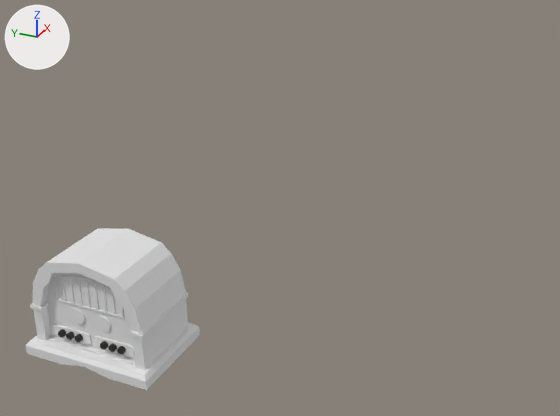
Before and after pictures for a commit that changed the Blender file Arte/Props/Radio/Radio.blend.
The view is the same before and after, from a 50 mm camera at (-10.74, -8.53, 9.11) aimed at (1.57, -2.99, 2.96). The axes (+X, +Y, +Z) are drawn at upper left. The lights are the same throughout.

The scene before the commit, as lines of its bpy script (objects in view):
```python
me_cube_001 = bpy.data.meshes.new('Cube.001')
me_cube_001.from_pydata(...)  # 40 vertices, 38 faces; spans x -1.0..1.0, y -1.41..1.41, z -0.15..0.13
me_cube_002 = bpy.data.meshes.new('Cube.002')
me_cube_002.from_pydata(...)  # 108 vertices, 94 faces; spans x -8.2..8.2, y -12.8..12.8, z -10.4..9.4
me_cube_003 = bpy.data.meshes.new('Cube.003')
me_cube_003.from_pydata(...)  # 20 vertices, 18 faces; spans x -0.5..0.5, y -1.18..1.18, z -0.83..1.07
me_cube_005 = bpy.data.meshes.new('Cube.005')
me_cube_005.from_pydata(...)  # 32 vertices, 20 faces; spans x -0.51..0.5, y -0.5..1.65, z -0.5..0.5
ob_base = bpy.data.objects.new('Base', me_cube_001)
ob_base.location = (0.0, 0.0, 0.15)
ob_cubierta = bpy.data.objects.new('Cubierta', me_cube_002)
ob_cubierta.location = (0.0, 0.0, 1.32)
ob_cubierta.scale = (0.101, 0.101, 0.101)
ob_front = bpy.data.objects.new('Front', me_cube_003)
ob_front.location = (-0.6, 0.0, 1.03)
ob_front.scale = (-0.0665, 1.0, 1.0)
ob_soporte_botones = bpy.data.objects.new('Soporte_Botones', me_cube_005)
ob_soporte_botones.location = (-0.65, -0.5, 0.5)
ob_soporte_botones.scale = (-0.038, 0.874, 0.225)
# also in view: 'Base_2' at (0.03, 0.0, 0.27); 'Rejilla' at (-0.64, 0.0, 1.54)
```
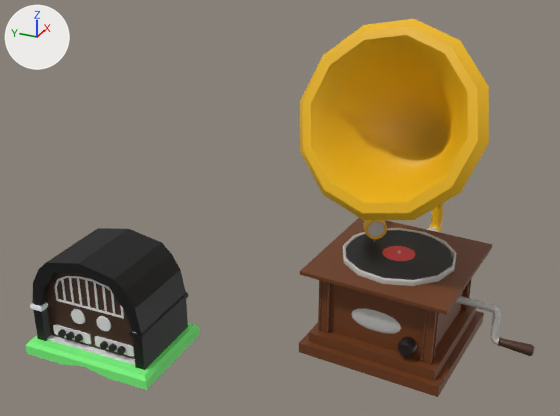
Boxes (x1, y1, x2, y2) around the edits, measured in the pictures (560 x 416 px):
'Campana', added
    after: (300, 19, 489, 241)
'Base.001', added (brown)
    after: (299, 218, 493, 397)
'Cubierta', recoloured (white to black)
    both: (30, 228, 188, 370)
'Vinilo', added (black)
    after: (346, 230, 453, 280)
'Base', recoloured (white to green)
    both: (25, 323, 200, 390)
'Front', recoloured (grey to brown)
    both: (46, 273, 135, 359)
'Rodamiento_Vinilo', added
    after: (343, 228, 457, 286)
'Manivela', added
    after: (456, 296, 535, 356)
'Chapa', added
    after: (352, 308, 401, 334)
'Rueda_Volumen', added
    after: (397, 337, 417, 357)

The change, as a list of edits to the scene's bpy script:
```text
Change me_cube_001:
    where me_cube_001.from_pydata(...)  # 40 vertices, 38 faces; spans x -1.0..1.0, y -1.41..1.41, z -0.15..0.13
    add me_cube_001.materials.append(mat_radio)  # picture img_radio
Change me_cube_002:
    where me_cube_002.from_pydata(...)  # 108 vertices, 94 faces; spans x -8.2..8.2, y -12.8..12.8, z -10.4..9.4
    add me_cube_002.materials.append(mat_radio)  # picture img_radio
Change me_cube_003:
    where me_cube_003.from_pydata(...)  # 20 vertices, 18 faces; spans x -0.5..0.5, y -1.18..1.18, z -0.83..1.07
    add me_cube_003.materials.append(mat_radio)  # picture img_radio
Add ob_vinilo:
    ob_vinilo = bpy.data.objects.new('Vinilo', me_cylinder_019)  # 160 vertices, 160 faces; spans x -1.02..1.02, y -1.02..1.02, z -0.01..0.01; in mat_vinilo (black #131313), mat_vinilo2 (red #e73c3c)
    ob_vinilo.location = (2.28, -5.17, 2.1)
    ob_vinilo.rotation_euler = (0.0, 0.0, -3.231)  # degrees (0, 0, -185)
Add ob_rueda_volumen:
    ob_rueda_volumen = bpy.data.objects.new('Rueda_Volumen', me_cylinder_015)  # 36 vertices, 26 faces; spans x 0.0..0.245, y -0.161..0.165, z -0.164..0.161; in mat_plastico (black #180e0e)
    ob_rueda_volumen.location = (1.2, -5.77, 0.89)
    ob_rueda_volumen.rotation_euler = (0.0, 0.0, -3.231)  # degrees (0, 0, -185)
Add ob_rodamiento_vinilo:
    ob_rodamiento_vinilo = bpy.data.objects.new('Rodamiento_Vinilo', me_cylinder_014)  # 125 vertices, 96 faces; spans x -1.09..1.09, y -1.06..1.1, z -0.1..0.04; in mat_metal_gris (light grey #c5c3bf)
    ob_rodamiento_vinilo.location = (2.28, -5.17, 2.12)
    ob_rodamiento_vinilo.rotation_euler = (0.0, 0.0, -3.231)  # degrees (0, 0, -185)
Add ob_manivela:
    ob_manivela = bpy.data.objects.new('Manivela', me_cylinder_006)  # 204 vertices, 206 faces; spans x -0.11..0.11, y 0.0..1.69, z -0.77..0.07; in mat_madera_clarita (brown #6e3b18), mat_madera_oscura (brown #45260f), mat_metal_gris (light grey #c5c3bf)
    ob_manivela.location = (2.2, -6.2, 1.45)
    ob_manivela.rotation_euler = (0.0, 0.0, -3.231)  # degrees (0, 0, -185)
Add ob_chapa:
    ob_chapa = bpy.data.objects.new('Chapa', me_cube_008)  # 98 vertices, 96 faces; spans x -0.033..0.033, y -0.513..0.513, z -0.231..0.231; in mat_metal_gris (light grey #c5c3bf)
    ob_chapa.location = (1.25, -5.09, 1.17)
    ob_chapa.rotation_euler = (0.0, 0.0, -3.231)  # degrees (0, 0, -185)
Add ob_campana:
    ob_campana = bpy.data.objects.new('Campana', me_cylinder_025)  # 500 vertices, 444 faces; spans x -2.27..1.72, y -1.22..2.26, z -0.75..4.39; in mat_metal_gris (light grey #c5c3bf), mat_oro (yellow #efb810)
    ob_campana.location = (2.51, -4.6, 2.22)
    ob_campana.rotation_euler = (0.0, 0.0, -3.231)  # degrees (0, 0, -185)
Add ob_base_001:
    ob_base_001 = bpy.data.objects.new('Base.001', me_cube_007)  # 343 vertices, 294 faces, 2 loose edges; spans x -1.42..1.42, y -1.42..1.42, z -1.1..0.9; in mat_madera_clarita (brown #6e3b18), mat_madera_oscura (brown #45260f)
    ob_base_001.location = (2.28, -5.19, 1.13)
    ob_base_001.rotation_euler = (0.0, 0.0, -3.231)  # degrees (0, 0, -185)
```
